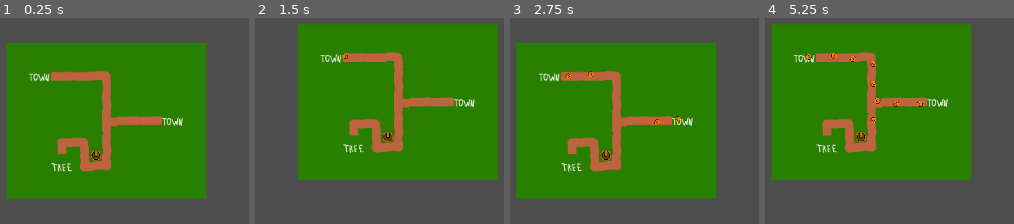
Above: before the commit, frames 1-4 (left to right).
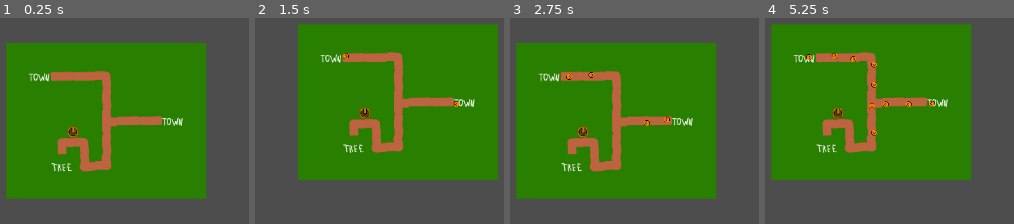
Above: after the commit, the same moments.

Repository: jankiw/Tree_Defense_Game
Game: Godot game, scene res://scenes/main.tscn
The game is run twice, just before and just after one commit, with the same random seed, the same clock (stepped at 60 frames per second) and the same inputs.
Inputs (mouse positions are in pixels of both pictures, inside the frame that each line leads up to):
- Up to frame 1 (0.25 s): no input
- Up to frame 2 (1.5 s): tap Enter at 0.5 s; move the mouse to (503, 108) at 0.52 s; tap Down (camera_down) at 0.6 s; click (503, 108) at 0.67 s; tap Left (camera_left) at 0.8, 1.35 s; tap Space at 1.25 s; move the mouse to (outside the picture) at 1.27 s; click (outside the picture) at 1.42 s
- Up to frame 3 (2.75 s): tap Right (camera_right) at 1.55, 2.1 s; tap Enter at 2 s; move the mouse to (661, 32) at 2.02 s; click (661, 32) at 2.17 s; tap Up (camera_up) at 2.3 s
- Up to frame 4 (5.25 s): tap Space at 2.75, 5 s; move the mouse to (797, 221) at 2.77 s; tap Up (camera_up) at 2.85 s; click (797, 221) at 2.92 s; tap Down (camera_down) at 3.05, 3.6 s; tap Enter at 3.5 s; move the mouse to (outside the picture) at 3.52 s; click (outside the picture) at 3.67 s; tap Left (camera_left) at 3.8, 4.35 s; move the mouse to (outside the picture) at 4.27 s; click (outside the picture) at 4.42 s; tap Right (camera_right) at 4.55, 5.1 s; move the mouse to (877, 131) at 5.02 s; click (877, 131) at 5.17 s

The runs differ from the first frame. In frame 1, 0.5% of the frame differs, in the area x 26-41%, y 52-70%; in frame 2, 0.6%; in frame 3, 0.9%; in frame 4, 1.3%, in the area x 16-69%, y 16-61%.

Commit message:
code refactor

Diff:
--- a/tree-defense-game/scenes/game/levels/test_level.tscn
+++ b/tree-defense-game/scenes/game/levels/test_level.tscn
@@ -22,4 +22,3 @@
 [node name="Spawner2" parent="Spawners" instance=ExtResource("4_mkswy")]
 
 [node name="TestTower" parent="." instance=ExtResource("5_6700o")]
-position = Vector2(33, 34)
--- a/tree-defense-game/scenes/game/test_enemy.tscn
+++ b/tree-defense-game/scenes/game/test_enemy.tscn
@@ -1,39 +1,17 @@
 [gd_scene load_steps=5 format=3 uid="uid://bexbxi72rueou"]
 
 [ext_resource type="Texture2D" uid="uid://dnfqiblc5bn8k" path="res://assets/sprites/enemies/test_enemy.png" id="1_l4ps8"]
+[ext_resource type="Script" path="res://src/enemy.gd" id="1_rx4w6"]
 
 [sub_resource type="Curve2D" id="Curve2D_ccjt8"]
 resource_local_to_scene = true
-
-[sub_resource type="GDScript" id="GDScript_s3we4"]
-script/source = "extends Path2D
-
-@export var speed = 1
-@export var hp = 10
-var grid_size
-var seed
-
-func _ready():
-	grid_size = $\"..\".grid_size
-	seed = $\"..\".seed
-
-func _physics_process(delta: float) -> void:
-
-	$PathFollow.progress = $PathFollow.progress + speed * delta * grid_size
-
-	if $PathFollow.progress_ratio >= 1:
-		arrive()
-
-func arrive():
-	queue_free()
-"
 
 [sub_resource type="CircleShape2D" id="CircleShape2D_e8dit"]
 resource_local_to_scene = true
 
 [node name="TestEnemy" type="Path2D"]
 curve = SubResource("Curve2D_ccjt8")
-script = SubResource("GDScript_s3we4")
+script = ExtResource("1_rx4w6")
 
 [node name="PathFollow" type="PathFollow2D" parent="."]
 scale = Vector2(0.5, 0.5)
--- a/tree-defense-game/scenes/game/test_tower.tscn
+++ b/tree-defense-game/scenes/game/test_tower.tscn
@@ -1,17 +1,13 @@
-[gd_scene load_steps=5 format=3 uid="uid://hauhytu6cckm"]
+[gd_scene load_steps=4 format=3 uid="uid://hauhytu6cckm"]
 
 [ext_resource type="Texture2D" uid="uid://dm0bh303lq4mr" path="res://assets/sprites/tower_floor.png" id="1_kawen"]
 [ext_resource type="Texture2D" uid="uid://bx626vt5rya5g" path="res://assets/sprites/test_tower_1.png" id="1_ki3hd"]
-
-[sub_resource type="CircleShape2D" id="CircleShape2D_6lhnj"]
-resource_local_to_scene = true
-radius = 8.06226
 
 [sub_resource type="CircleShape2D" id="CircleShape2D_28a0p"]
 resource_local_to_scene = true
 radius = 48.0104
 
-[node name="TestTower" type="Area2D"]
+[node name="TestTower" type="Node"]
 
 [node name="Base" type="Sprite2D" parent="."]
 texture = ExtResource("1_kawen")
@@ -23,9 +19,6 @@
 [node name="ShootPosition" type="Node2D" parent="Tower"]
 position = Vector2(0, -9.33333)
 
-[node name="CollisionShape2D" type="CollisionShape2D" parent="."]
-shape = SubResource("CircleShape2D_6lhnj")
-
 [node name="AggroRange" type="Area2D" parent="."]
 
 [node name="CollisionShape2D" type="CollisionShape2D" parent="AggroRange"]
--- a/tree-defense-game/src/camera_movement.gd
+++ b/tree-defense-game/src/camera_movement.gd
@@ -1,72 +1,83 @@
 extends CharacterBody2D
 
-const MIN_ZOOM = 1.0
-const MAX_ZOOM = 20
+const MIN_ZOOM: float = 1.0
+const MAX_ZOOM: float = 20
 
-var zoom_step = 0.1
-var zoom_speed = 10
-var zoom = 1.0
-var target_zoom = 1.0
+var zoom_step: float = 0.1
+var zoom_speed: float = 10
+var zoom: float = 1.0
+var target_zoom: float = 1.0
 
-var move_speed = 400
+var left_bounds: int
+var right_bounds: int
+var up_bounds: int
+var down_bounds: int
 
-var width
-var height
+var move_speed: float = 400
 
-func _ready():
+var width: int
+var height: int
+
+func set_bounds(left: int, right: int, up: int, down: int) -> void:
+	left_bounds = left
+	right_bounds = right
+	up_bounds = up
+	down_bounds = down
+
+#Moving camera with keyboard
+func get_input() -> void:
+	var direction = Input.get_vector("camera_left", "camera_right", "camera_up", "camera_down")
+	velocity = direction * move_speed
+
+func _ready() -> void:
 	width = get_viewport().get_visible_rect().size.x / 2
 	height = get_viewport().get_visible_rect().size.y / 2
-
-#moving camera with keyboard
-func get_input():
-	var direction = Input.get_vector("camera_left", "camera_right", "camera_up", "camera_down")
-	velocity = direction * move_speed
+	set_bounds(position.x, position.x, position.y, position.y)
 
 func _unhandled_input(event: InputEvent) -> void:
 	#moving camera with left mouse button
 	if event is InputEventMouseMotion:
 		if event.button_mask == MOUSE_BUTTON_MASK_LEFT || event.button_mask == MOUSE_BUTTON_MASK_MIDDLE:
 			position -= event.relative / $MainCamera.zoom
-			check_bounds()
+			_check_bounds()
 	#zooming camera in and out
 	if event is InputEventMouseButton:
 		if event.is_pressed():
 			if event.button_index == MOUSE_BUTTON_WHEEL_UP:
-				zoom_out()
+				_zoom_out()
 			if event.button_index == MOUSE_BUTTON_WHEEL_DOWN:
-				zoom_in()
+				_zoom_in()
 
 #zoom step multiplied by current zoom because otherwise zooming in at zoom 8 would be
 #much slower than at zoom 1, for example.
-func zoom_in():
+func _zoom_in() -> void:
 	target_zoom = max(target_zoom - zoom_step * zoom, MIN_ZOOM)
 
-func zoom_out():
+func _zoom_out() -> void:
 	target_zoom = min(target_zoom + zoom_step * zoom, MAX_ZOOM)
 
-func zoom_camera(delta):
+func _zoom_camera(delta) -> void:
 	if !is_equal_approx(zoom, target_zoom):
 		$MainCamera.zoom = lerp(zoom * Vector2.ONE, target_zoom * Vector2.ONE, zoom_speed * delta)
 		zoom = $MainCamera.zoom[0]
 
-
 #compares camera position to the level's set bounds. upper bound applies to the lower edge
 #of the camera, right bound applies to the left edge, etc. Checked dynamically in case a level
 #expands the bounds.
-func check_bounds():
-	var level = get_parent()
-	if position.x + width / zoom < level.camera_left:
-		position.x = level.camera_left - width / zoom
-	if  level.camera_right < position.x - width / zoom:
-		position.x = level.camera_right + width / zoom
-	if position.y + height / zoom < level.camera_up:
-		position.y = level.camera_up - height / zoom
-	if  level.camera_down < position.y - height / zoom:
-		position.y = level.camera_down + height / zoom
+func _check_bounds() -> void:
+	var current_width: int = width/zoom
+	var current_height: int = height/zoom
+	if position.x + current_width < left_bounds:
+		position.x = left_bounds - current_width
+	if  right_bounds < position.x - current_width:
+		position.x = right_bounds + current_width
+	if position.y + current_height < up_bounds:
+		position.y = up_bounds - current_height
+	if  down_bounds < position.y - current_height:
+		position.y = down_bounds + current_height
 
-
-func _physics_process(delta):
+func _physics_process(delta) -> void:
 	get_input()
 	move_and_slide()
-	zoom_camera(delta)
-	check_bounds()
+	_zoom_camera(delta)
+	_check_bounds()
--- a/tree-defense-game/src/enemy.gd
+++ b/tree-defense-game/src/enemy.gd
@@ -1,20 +1,23 @@
 extends Path2D
 
-@export var speed = 1
-@export var hp = 10
-var grid_size
-var seed
+var speed: float = 1
+var hp: int = 10
+var grid_size: int
+var seed: String
+var physics_on: bool = false
 
-func _ready():
-	grid_size = $"..".grid_size
-	seed = $"..".seed
+func init(grid_size: int, seed: String) -> void:
+	self.grid_size = grid_size
+	self.seed = seed
+	physics_on = true
+
 
 func _physics_process(delta: float) -> void:
+	if !physics_on:
+		return
+	$PathFollow.progress += speed * delta * grid_size
+	if $PathFollow.progress_ratio >= 1:
+		_arrive()
 
-	$PathFollow.progress += speed * delta * grid_size
-
-	if $PathFollow.progress_ratio >= 1:
-		arrive()
-
-func arrive():
+func _arrive() -> void:
 	queue_free()
--- a/tree-defense-game/src/main.gd
+++ b/tree-defense-game/src/main.gd
@@ -1,7 +1,9 @@
 extends Node
 
-var level = load("res://scenes/game/levels/test_level.tscn")
+const LEVEL = preload("res://scenes/game/levels/test_level.tscn")
+var seed: String = "seed"
 # Called when the node enters the scene tree for the first time.
 func _ready() -> void:
-	var current_level = level.instantiate()
-	add_child(current_level)
+	var level = LEVEL.instantiate()
+	add_child(level)
+	level.init(seed)
--- a/tree-defense-game/src/spawner.gd
+++ b/tree-defense-game/src/spawner.gd
@@ -1,54 +1,62 @@
 extends Node
 
-var enemy = load("res://scenes/game/test_enemy.tscn")
+const WAVE_END_SIGNAL = "wave_finished"
+const ENEMY = preload("res://scenes/game/test_enemy.tscn")
 
-var mobs_left = 0
-var path
-var grid_size
+var mobs_left: int = 0
+var path: Array
+var grid_size: int
 var resource
-var seed
-var level_handler
-var path_width = 0.3
+var seed: String
+var path_width: float = 0.3
+var spawn_delay: float = 1.0
+signal wave_finished
 
-func initiate(parent_path):
-	level_handler = get_parent().get_parent()
-	path = parent_path
-	#spawner is child of spawners which is a child of the level
-	grid_size = level_handler.grid_size
-	seed = level_handler.seed
+
+func initiate(path: Array, grid_size: int , seed: String) -> void:
+	self.path = path
+	self.grid_size = grid_size
+	self.seed = seed
 	seed(seed.hash())
-	$EnemyTimer.wait_time = level_handler.spawn_delay
+	$EnemyTimer.wait_time = spawn_delay
 
-func add_path(instance):
-	for point in path:
-		var x = convert_distance(point[0])
-		var y = convert_distance(point[1])
-		instance.curve.add_point(Vector2(x,y))
-
-func convert_distance(pos):
-	pos *= grid_size
-	if pos > 0:
-		pos -= grid_size/2
-	else:
-		pos += grid_size/2
-	return pos
-
-func start_wave(resources):
+func start_wave(resources: int) -> void:
 	mobs_left = resources
 	$EnemyTimer.start()
 
-func get_offset():
-	var x = ( randi() % int(grid_size * path_width) ) - grid_size * path_width / 2
-	var y = ( randi() % int(grid_size * path_width) ) - grid_size * path_width / 2
-	return Vector2(x,y)
 
-func _on_enemy_timer_timeout():
-	var instance = enemy.instantiate()
-	add_path(instance)
-	var offset = get_offset()
-	instance.position += offset
-	add_child(instance)
+
+func _finish_wave() -> void:
+	$EnemyTimer.stop()
+	emit_signal(WAVE_END_SIGNAL)
+
+func _on_enemy_timer_timeout() -> void:
+	_create_enemy()
 	mobs_left -= 1
 	if mobs_left <= 0:
-		$EnemyTimer.stop()
-		level_handler.wave_finished()
+		_finish_wave()
+
+func _add_path(instance: Path2D) -> void:
+	for point in path:
+		var x = _convert_distance(point[0])
+		var y = _convert_distance(point[1])
+		instance.curve.add_point(Vector2(x,y))
+
+func _convert_distance(pos: int) -> int:
+	pos *= grid_size
+	pos += grid_size/2
+	return pos
+
+func _create_enemy() -> void:
+	var instance: Path2D = ENEMY.instantiate()
+	_add_path(instance)
+	var offset: Vector2 = _get_spawn_offset()
+	instance.position += offset
+	instance.init(grid_size, seed)
+	add_child(instance)
+
+func _get_spawn_offset() -> Vector2:
+	var actual_width: int = int(grid_size * path_width)
+	var x: int = randi() % actual_width - actual_width / 2
+	var y: int = randi() % actual_width - actual_width / 2
+	return Vector2(x,y)
--- a/tree-defense-game/src/test_level.gd
+++ b/tree-defense-game/src/test_level.gd
@@ -1,51 +1,46 @@
 extends Node
 
-var grid_size = 32
-var seed = "seed"
+var grid_size: int = 32
+var seed: String
 
-var camera_left
-var camera_right
-var camera_up
-var camera_down
+var wave_delay: float = 5
+var waves_finished: int = 0
+var spawners: Array
 
-var spawn_delay = 1.0
-var wave_delay = 5
-var spawner_delay
-var waves_finished = 0
-var towns = 2
-var spawners
-
-var paths = [
-	[[-2,-3], [2,-3], [2,2], [1,2], [1,1], [-1,1], [-1,2]],
-	[[5,-1], [2,-1], [2,2], [1,2], [1,1], [-1,1], [-1,2]]
+#(0,0) is bottom right, road grid is off center.
+var paths: Array = [
+	[[-2,-3], [1,-3], [1,1], [0,1], [0,0], [-1,0], [-1,1]],
+	[[4,-1], [1,-1], [1,1], [0,1], [0,0], [-1,0], [-1,1]]
 ]
 
+func init(seed: String) -> void:
+	self.seed = seed
+	_adjust_bounds()
+	_init_spawners()
 
-func wave_finished():
+func _wave_finished() -> void:
 	waves_finished += 1
-	if waves_finished >= towns:
+	if waves_finished >= len(spawners):
 		waves_finished = 0
 		await get_tree().create_timer(wave_delay).timeout
-		spawn_waves()
+		_spawn_waves()
 
-func spawn_waves():
+func _spawn_waves() -> void:
 	for spawner in spawners:
 			spawner.start_wave(5)
-			await get_tree().create_timer(spawner_delay).timeout
 
-func init_spawners():
-	waves_finished = 0
+func _init_spawners() -> void:
 	spawners = $Spawners.get_children()
-	spawner_delay = spawn_delay / len(spawners)
 	for i in len(spawners):
-		spawners[i].initiate(paths[i])
-	spawn_waves()
+		spawners[i].initiate(paths[i], grid_size, seed)
+		spawners[i].wave_finished.connect(_wave_finished)
+	_spawn_waves()
 
-func adjust_bounds():
-	var min_x = paths[0][0][0]
-	var max_x = paths[0][0][0]
-	var min_y = paths[0][0][1]
-	var max_y = paths[0][0][1]
+func _adjust_bounds() -> void:
+	var min_x: int = paths[0][0][0]
+	var max_x: int = paths[0][0][0]
+	var min_y: int = paths[0][0][1]
+	var max_y: int = paths[0][0][1]
 
 	for path in paths:
 		for point in path:
@@ -58,13 +53,8 @@
 			if point[1] > max_y:
 				max_y = point[1]
 
-	camera_left = (min_x + 1) * grid_size
-	camera_right = (max_x - 1) * grid_size
-	camera_up = (min_y + 1) * grid_size
-	camera_down = (max_y - 1) * grid_size
-
-
-# Called when the node enters the scene tree for the first time.
-func _ready() -> void:
-	adjust_bounds()
-	init_spawners()
+	var left: int = (min_x + 1) * grid_size
+	var right: int = (max_x) * grid_size
+	var up: int = (min_y + 1) * grid_size
+	var down: int = (max_y) * grid_size
+	$GameCamera.set_bounds(left, right, up, down)
